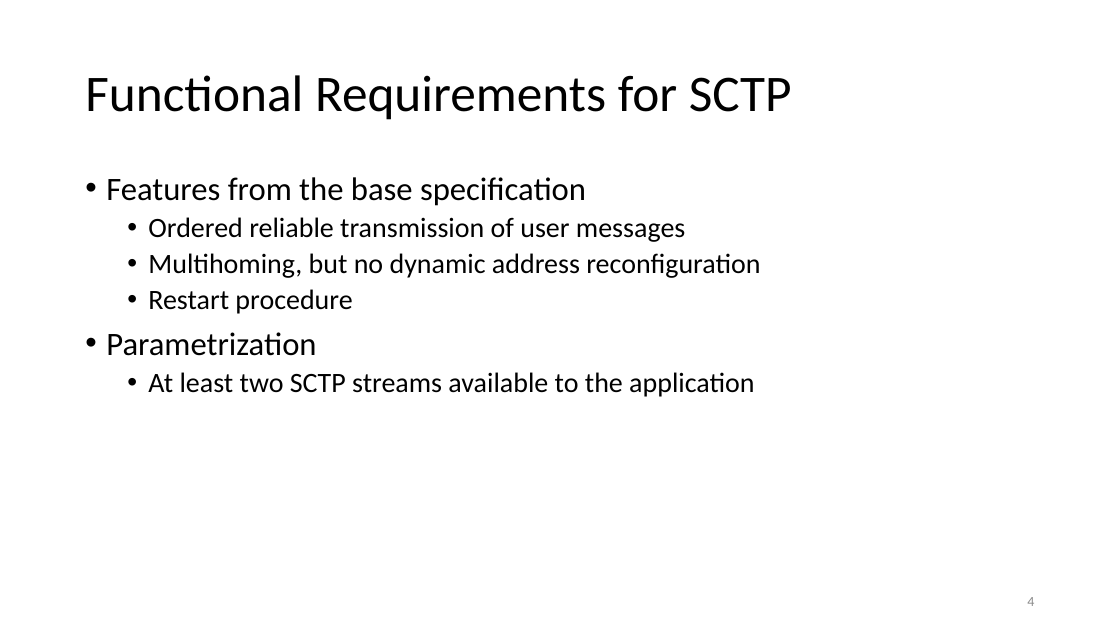
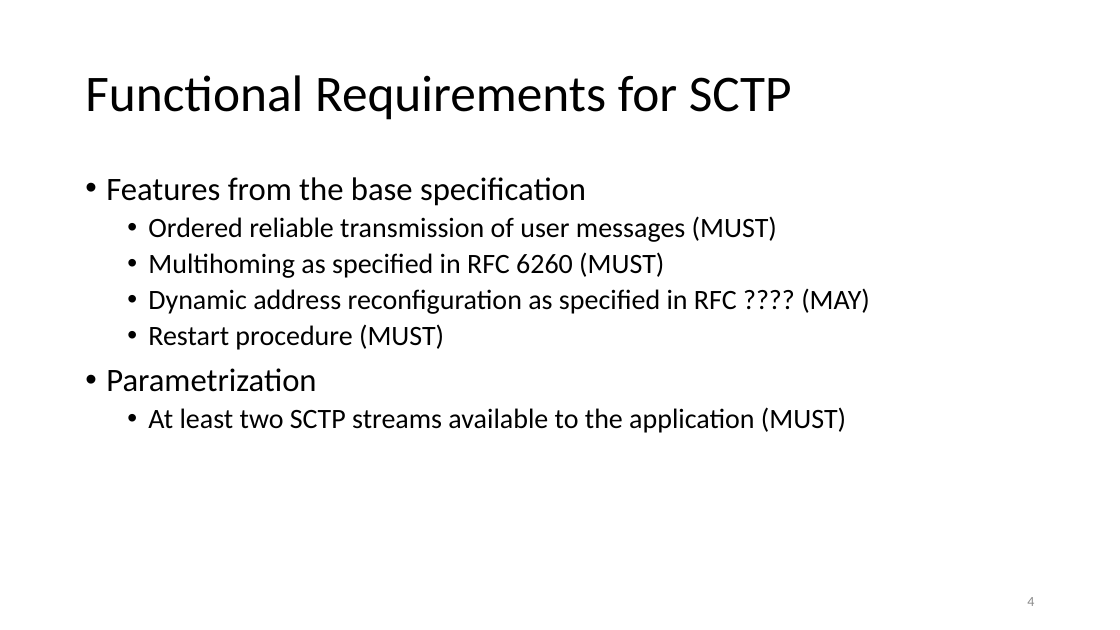
Before and after one commit to sctplab/sctp-dtls-requirements, a slide deck: slide 5 of SCTP_DTLS_REQ.pptx. Drawn at 1120x630 pixels with LibreOffice and Linux fonts; fonts in the diff are those of the drawing. Boxes give left, top, right and bottom in pixels: in the first picture for what was removed or moved away, otherwise in the second. Text is boxed around its words. In the diff, an @@ line names an element or a change of style, - is before the commit and + after.

```diff
--- a/SCTP_DTLS_REQ.pptx
+++ b/SCTP_DTLS_REQ.pptx
@@ text at (x1=148, y1=216, x2=870, y2=350): text changed @@
-  • Ordered reliable transmission of user messages
-  • Multihoming, but no dynamic address reconfiguration
-  • Restart procedure
+  • Ordered reliable transmission of user messages (MUST)
+  • Multihoming as specified in RFC 6260 (MUST)
+  • Dynamic address reconfiguration as specified in RFC ???? (MAY)
+  • Restart procedure (MUST)
@@ text at (x1=148, y1=407, x2=846, y2=433): text changed @@
-  • At least two SCTP streams available to the application
+  • At least two SCTP streams available to the application (MUST)
```
Also in this commit, not shown: 4 other slides changed.
